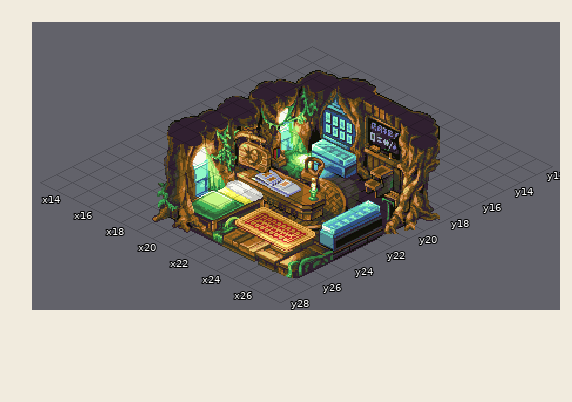
Tiled map, stored at Final_Fantasy_Mystery_World/Game/maps/Home.tmx. Above: the version before the commit.
Cells are 32x16 px. Isometric: x runs down to the right, y down to the left. Shown: x 13..27, y 12..28.
Now the later version:
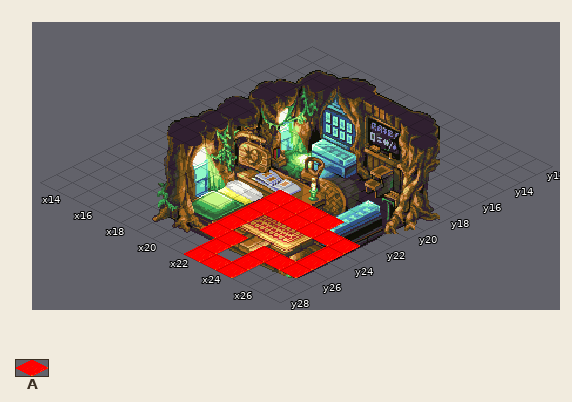
Key: from "lobby_tileset": A 90.
_ is an empty cell.
Tiles of an added or newly shown layer are drawn over the layers below it.
The exact change:
Changed rows in their new state; . is an unchanged cell.
Layer "colliders" (added):
first column x 21:
22 AAAA..
23 AAAAAA
24 A....A
25 A....A
26 AA.AAA
27 .A.A..
28 .AAA..
